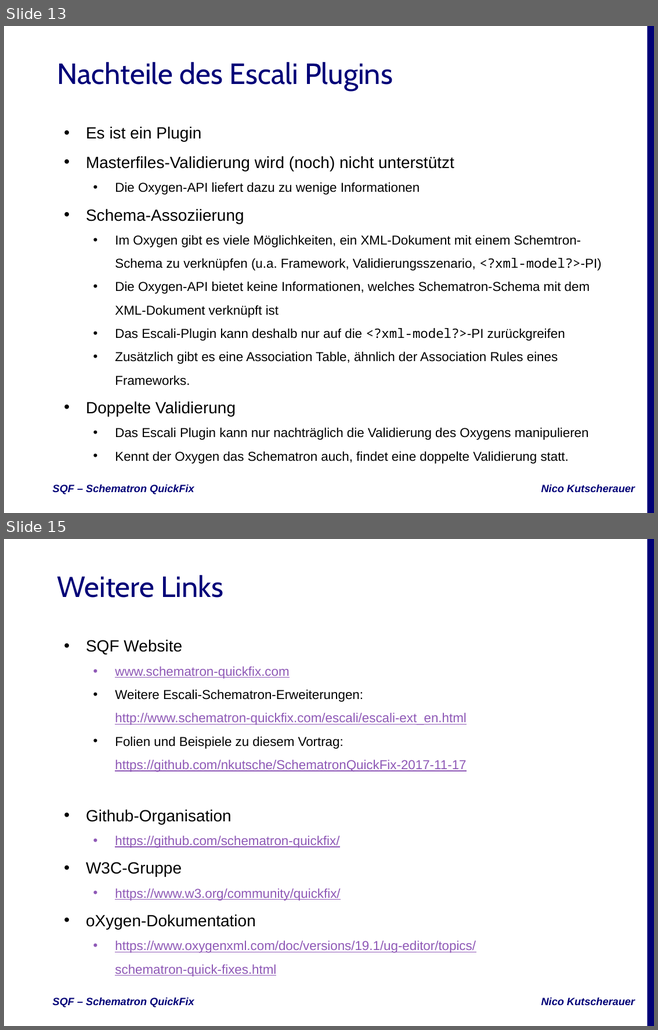
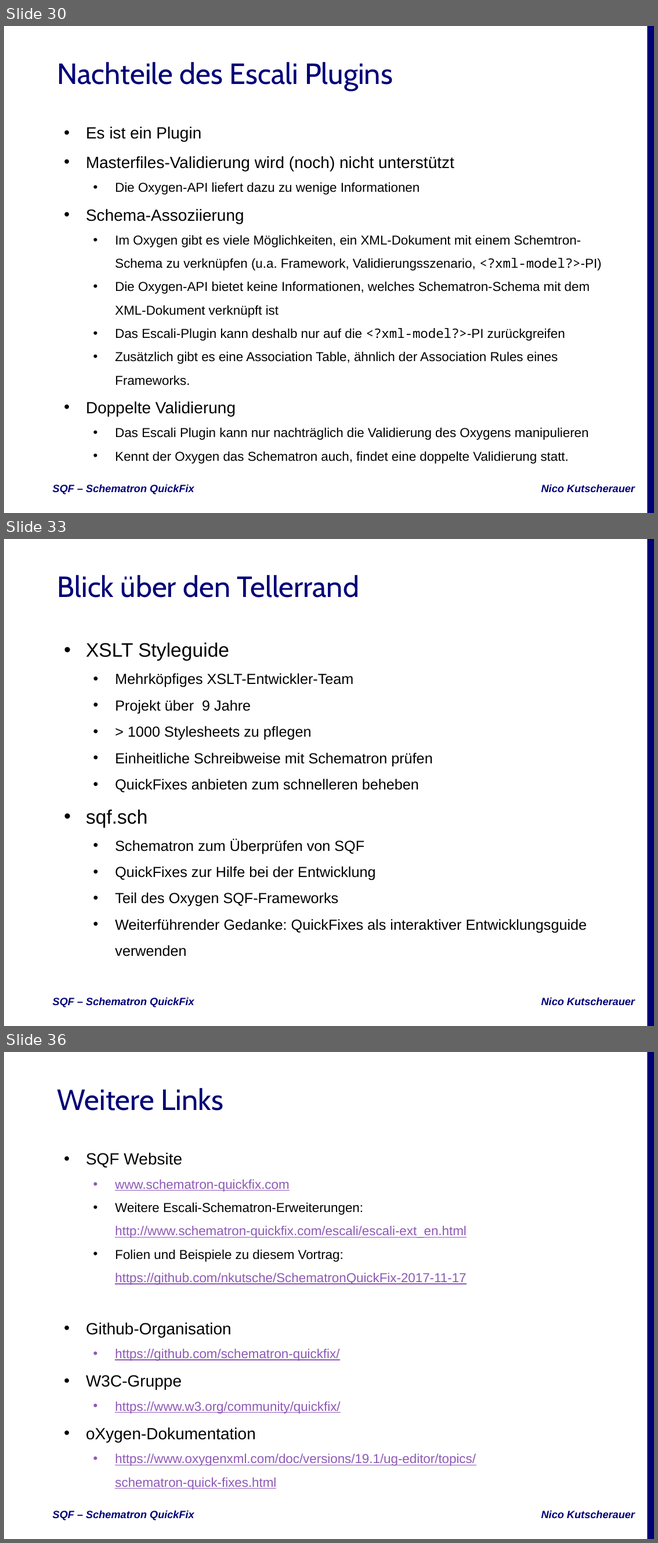
Before and after one commit to nkutsche/SchematronQuickFix-2017-11-17, a slide deck: SQF-Escali.pptx. Shown one above the other, each under a label of ours: slides 13 and 15 before the commit, slides 30, 33 and 36 after it; the slides between them are not shown. The pictures are 658x1030 and 658x1543 pixels, drawn with LibreOffice and Linux fonts; fonts in the diff are those of the drawing; background and template pictures are left out. Boxes give left, top, right and bottom in pixels: in the first picture for what was removed or moved away, otherwise in the second. Text is boxed around its words. In the diff, an @@ line names an element or a change of style, - is before the commit and + after.

```diff
--- a/SQF-Escali.pptx
+++ b/SQF-Escali.pptx
@@ slide 33 added at (4,539,654,1026), background #FFFFFF; not listed: 3 template elements that a slide beside it also shows @@
@@ title added at (57,575,359,598), 36 pt, text #000077 @@
+Blick über den Tellerrand
@@ subtitle added at (86,642,587,957), 18 pt, text #000000 @@
+• XSLT Styleguide
+  • Mehrköpfiges XSLT-Entwickler-Team
+  • Projekt über 9 Jahre
+  • > 1000 Stylesheets zu pflegen
+  • Einheitliche Schreibweise mit Schematron prüfen
+  • QuickFixes anbieten zum schnelleren beheben
+• sqf.sch
+  • Schematron zum Überprüfen von SQF
+  • QuickFixes zur Hilfe bei der Entwicklung
+  • Teil des Oxygen SQF-Frameworks
+  • Weiterführender Gedanke: QuickFixes als interaktiver Entwicklungsguide verwenden
@@ what was slide 13 is now slide 30 @@
@@ what was slide 15 is now slide 36 @@
```
Also in this commit, not shown: 7 slides changed, 21 other slides added, 1 slide removed, 4 other files.
